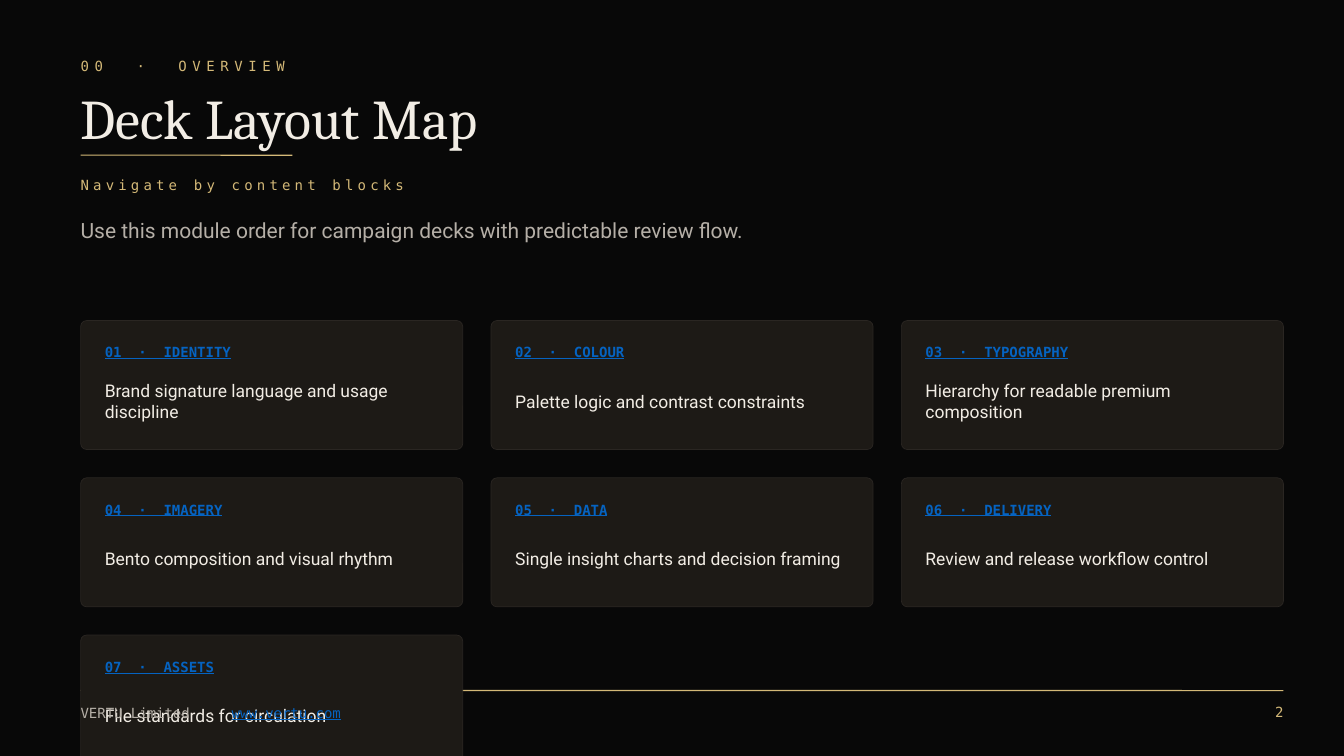
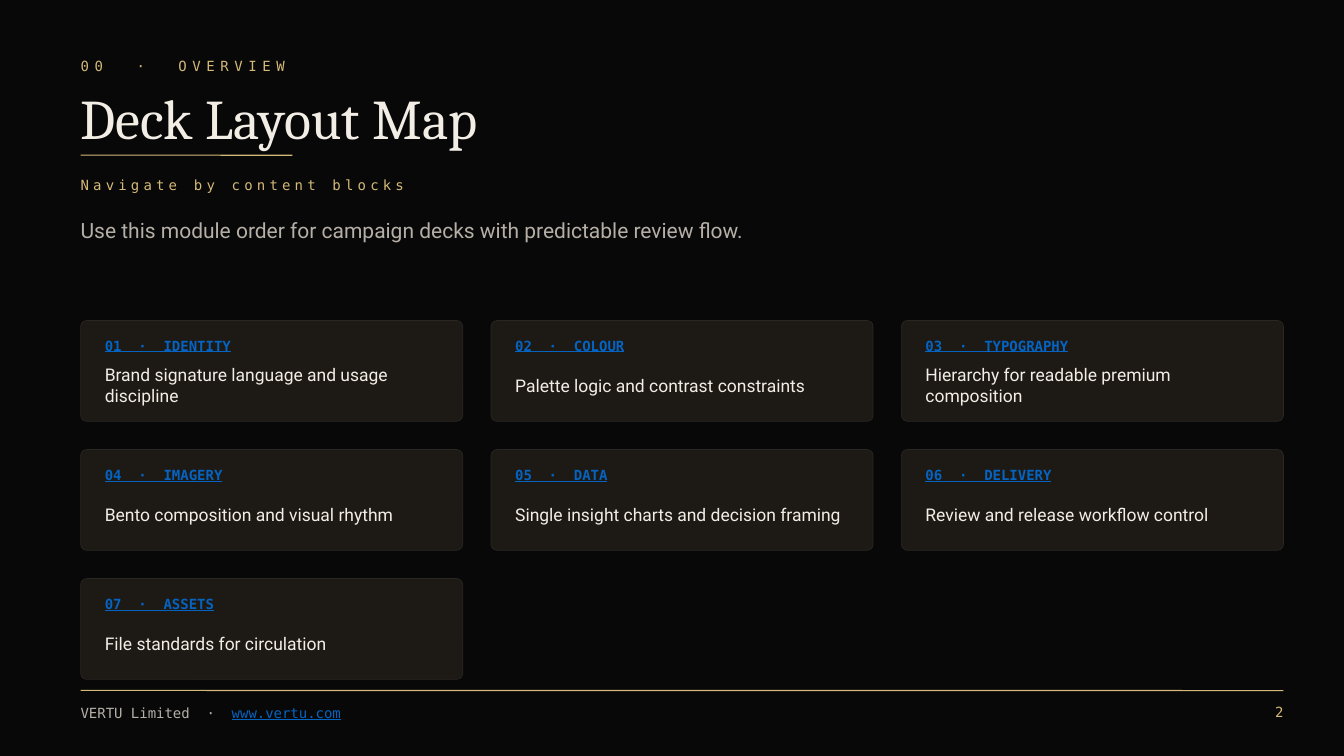
Before and after one commit to d4551/vertu-brand, a slide deck: slide 2 of VERTU-Template.pptx. Drawn at 1344x756 pixels with LibreOffice and Linux fonts; fonts in the diff are those of the drawing; background and template pictures are left out. Boxes give left, top, right and bottom in pixels: in the first picture for what was removed or moved away, otherwise in the second. Text is boxed around its words. In the diff, an @@ line names an element or a change of style, - is before the commit and + after.

```diff
--- a/VERTU-Template.pptx
+++ b/VERTU-Template.pptx
@@ rounded rectangle: place and size @@
-rounded rectangle at box(81, 321, 463, 450)
+rounded rectangle at box(81, 321, 463, 421)
@@ rounded rectangle: place and size @@
-rounded rectangle at box(491, 321, 873, 450)
+rounded rectangle at box(491, 321, 873, 421)
@@ rounded rectangle: place and size @@
-rounded rectangle at box(901, 321, 1284, 450)
+rounded rectangle at box(901, 321, 1284, 421)
@@ text "01 · IDENTITY": place and size @@
-text "01 · IDENTITY" at box(105, 346, 231, 359)
+text "01 · IDENTITY" at box(105, 340, 231, 352)
@@ text "02 · COLOUR": place and size @@
-text "02 · COLOUR" at box(515, 347, 624, 359)
+text "02 · COLOUR" at box(515, 341, 624, 352)
@@ text "03 · TYPOGRAPHY": place and size @@
-text "03 · TYPOGRAPHY" at box(925, 347, 1068, 359)
+text "03 · TYPOGRAPHY" at box(925, 341, 1068, 352)
@@ text "Brand signature language and usage ...": place and size @@
-text "Brand signature language and usage ..." at box(105, 384, 387, 422)
+text "Brand signature language and usage ..." at box(105, 368, 387, 406)
@@ text "Palette logic and contrast constraints": place and size @@
-text "Palette logic and contrast constraints" at box(515, 395, 805, 412)
+text "Palette logic and contrast constraints" at box(515, 379, 805, 396)
@@ text "Hierarchy for readable premium composition": place and size @@
-text "Hierarchy for readable premium composition" at box(925, 383, 1170, 422)
+text "Hierarchy for readable premium composition" at box(925, 367, 1170, 406)
@@ rounded rectangle: place and size @@
-rounded rectangle at box(81, 478, 463, 607)
+rounded rectangle at box(81, 450, 463, 551)
@@ text "04 · IMAGERY": place and size @@
-text "04 · IMAGERY" at box(105, 505, 223, 516)
+text "04 · IMAGERY" at box(105, 470, 223, 482)
@@ rounded rectangle: place and size @@
-rounded rectangle at box(491, 478, 873, 607)
+rounded rectangle at box(491, 450, 873, 551)
@@ text "05 · DATA": place and size @@
-text "05 · DATA" at box(515, 505, 608, 516)
+text "05 · DATA" at box(515, 470, 608, 482)
@@ rounded rectangle: place and size @@
-rounded rectangle at box(901, 478, 1284, 607)
+rounded rectangle at box(901, 450, 1284, 551)
@@ text "06 · DELIVERY": place and size @@
-text "06 · DELIVERY" at box(925, 503, 1051, 518)
+text "06 · DELIVERY" at box(925, 468, 1051, 483)
@@ text "Bento composition and visual rhythm": place and size @@
-text "Bento composition and visual rhythm" at box(105, 552, 393, 569)
+text "Bento composition and visual rhythm" at box(105, 508, 393, 525)
@@ text "Single insight charts and decision ...": place and size @@
-text "Single insight charts and decision ..." at box(515, 551, 840, 569)
+text "Single insight charts and decision ..." at box(515, 507, 840, 525)
@@ text "Review and release workflow control": place and size @@
-text "Review and release workflow control" at box(925, 551, 1208, 565)
+text "Review and release workflow control" at box(925, 507, 1208, 521)
@@ proportions changed in 7 elements at box(81, 321, 463, 421), box(491, 321, 873, 421), box(901, 321, 1284, 421), box(81, 450, 463, 551), box(491, 450, 873, 551), box(901, 450, 1284, 551), box(81, 579, 463, 680) @@
@@ rounded rectangle: place and size @@
-rounded rectangle at box(81, 635, 463, 756)
+rounded rectangle at box(81, 579, 463, 680)
@@ text "07 · ASSETS": place and size @@
-text "07 · ASSETS" at box(105, 661, 214, 674)
+text "07 · ASSETS" at box(105, 598, 214, 611)
@@ text "File standards for circulation": place and size @@
-text "File standards for circulation" at box(105, 707, 326, 722)
+text "File standards for circulation" at box(105, 636, 326, 650)
```
Also in this commit, not shown: 2 other slides changed, 48 other files.
